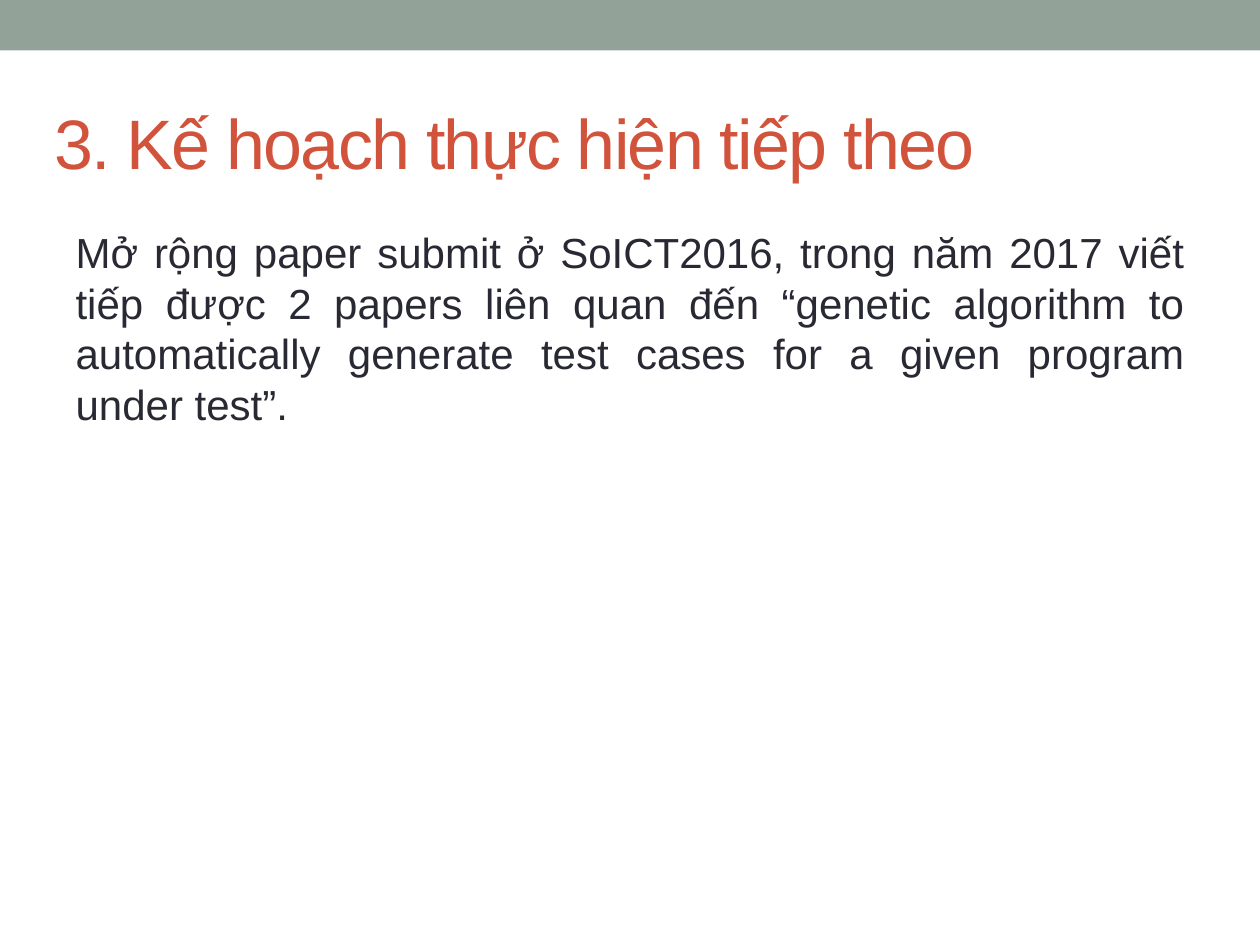
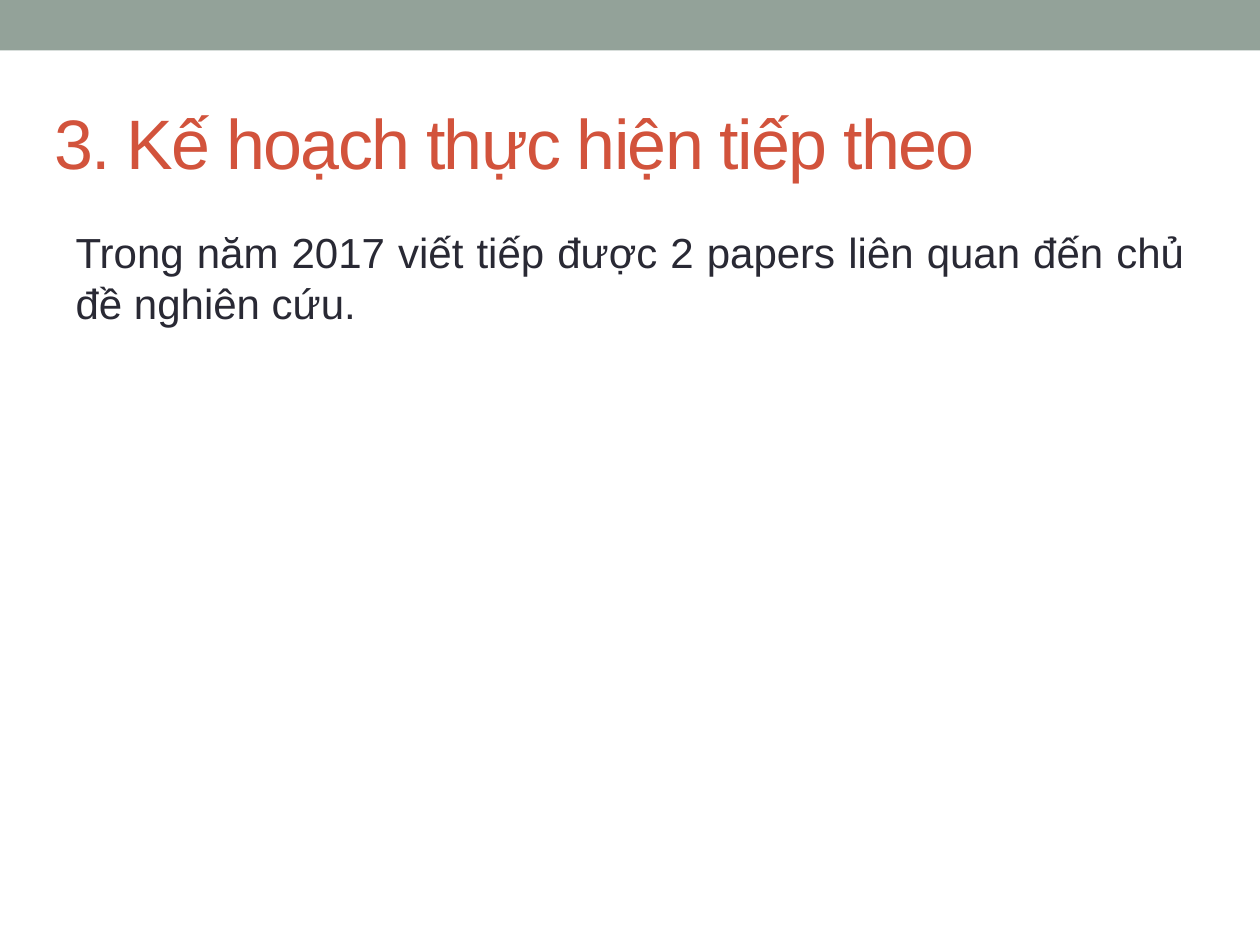
Before and after one commit to dinhngocthi/GAsource, a slide deck: slide 6 of CFT4CUnitSrc/src/report/DinhNgocThi-Baocaotiendo201612.pptx. Drawn at 1260x945 pixels with LibreOffice and Linux fonts; fonts in the diff are those of the drawing. Boxes give left, top, right and bottom in pixels: in the first picture for what was removed or moved away, otherwise in the second. Text is boxed around its words. In the diff, an @@ line names an element or a change of style, - is before the commit and + after.

```diff
--- a/CFT4CUnitSrc/src/report/DinhNgocThi-Baocaotiendo201612.pptx
+++ b/CFT4CUnitSrc/src/report/DinhNgocThi-Baocaotiendo201612.pptx
@@ text at [76, 235, 1184, 327]: text changed @@
-Mở rộng paper submit ở SoICT2016, trong năm 2017 viết tiếp được 2 papers liên quan đến “genetic algorithm to automatically generate test cases for a given program under test”.
+Trong năm 2017 viết tiếp được 2 papers liên quan đến chủ đề nghiên cứu.
```
Also in this commit, not shown: 1 other file.
